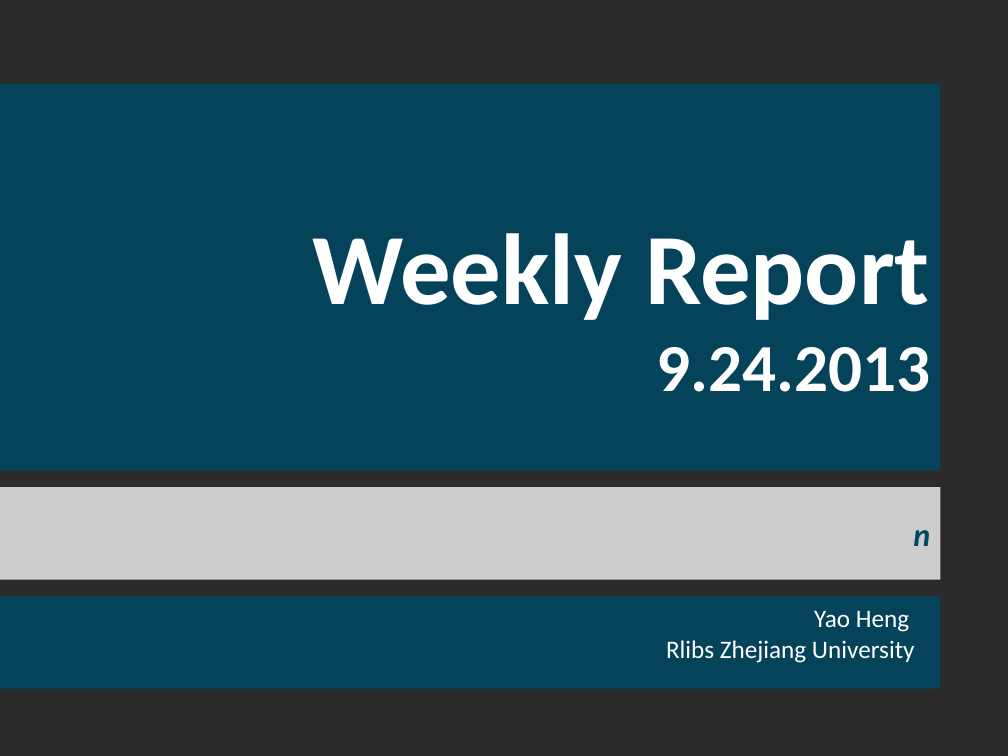
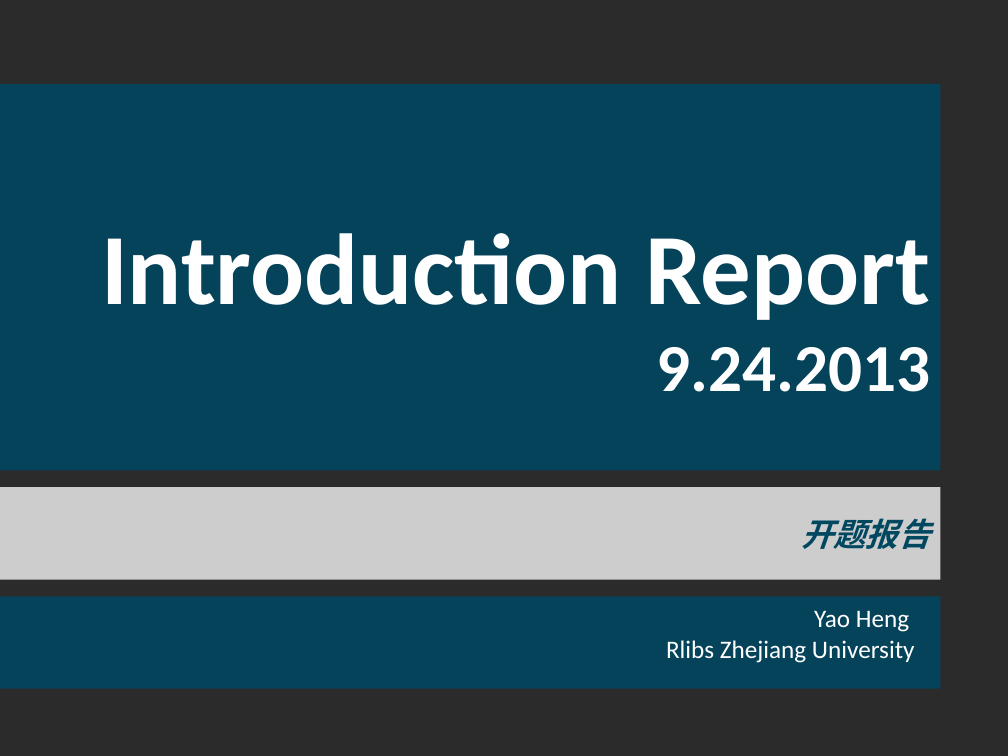
Before and after one commit to catyaoheng/semPaper, a slide deck: slide 1 of Report/Week_Rport_4_130924.pptx. Drawn at 1008x756 pixels with LibreOffice and Linux fonts; fonts in the diff are those of the drawing; background and template pictures are left out; a plain dark background stands for a picture behind light text. Boxes give left, top, right and bottom in pixels: in the first picture for what was removed or moved away, otherwise in the second. Text is boxed around its words. In the diff, an @@ line names an element or a change of style, - is before the commit and + after.

```diff
--- a/Report/Week_Rport_4_130924.pptx
+++ b/Report/Week_Rport_4_130924.pptx
@@ title at bbox=[101, 233, 930, 392]: text changed @@
-Weekly Report
-9.24.2013
+Introduction Report
+9.24.2013
@@ subtitle at bbox=[801, 518, 930, 549]: text changed @@
-n
+开题报告
```
Also in this commit, not shown: 5 other files.
